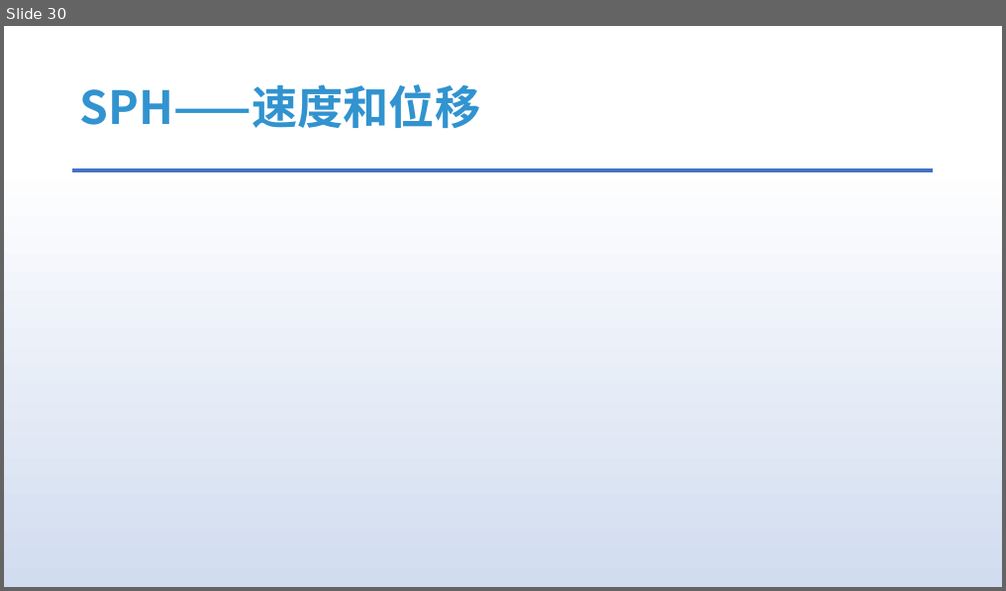
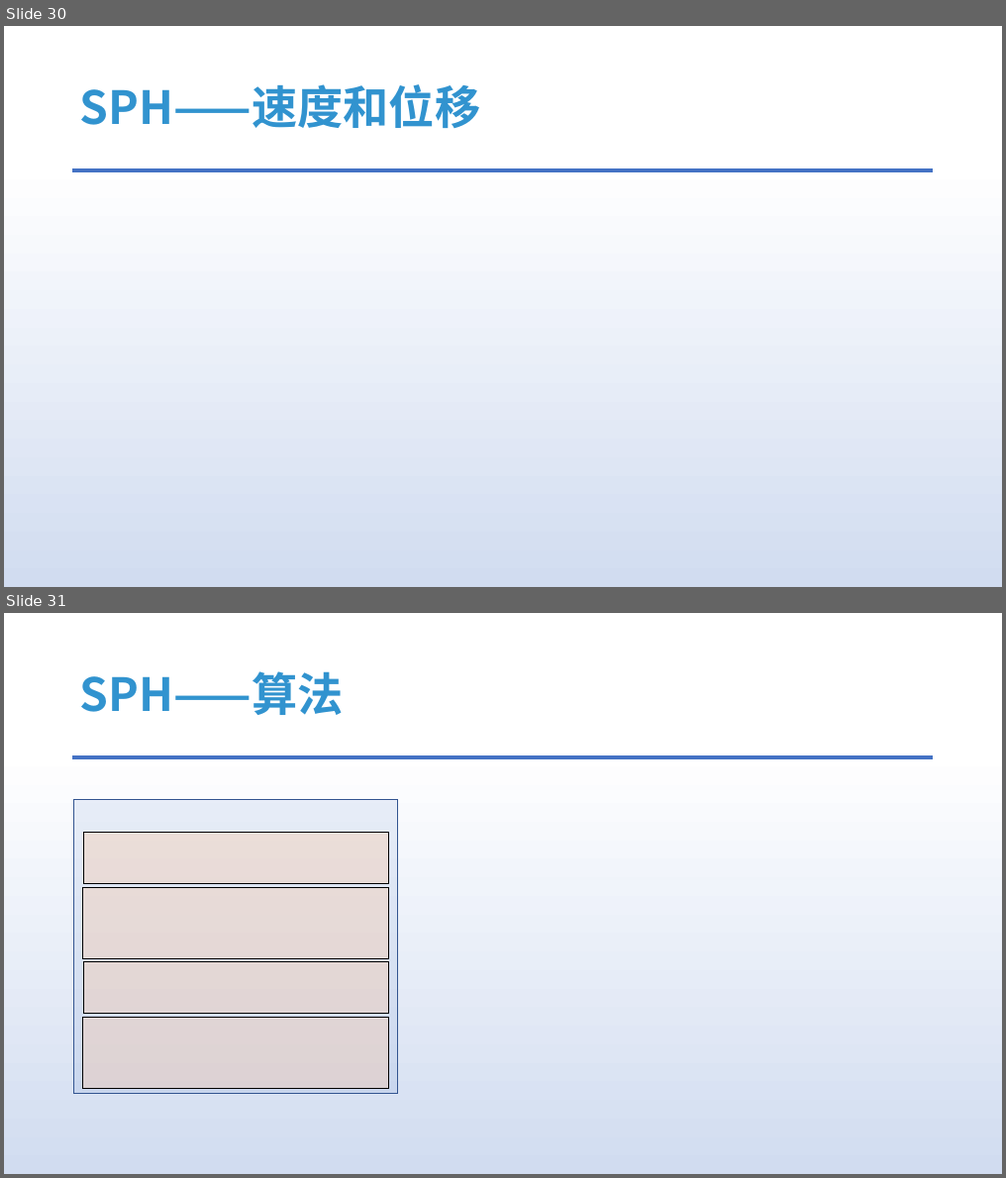
Before and after one commit to answerear/UnityFluid, a slide deck: doc/流体模拟入门分享.pptx. Shown one above the other, each under a label of ours: slide 30 before the commit, slides 30 and 31 after it. The pictures are 1006x591 and 1006x1178 pixels, drawn with LibreOffice and Linux fonts; fonts in the diff are those of the drawing; grey boxes stand for pictures. Boxes give left, top, right and bottom in pixels: in the first picture for what was removed or moved away, otherwise in the second. Text is boxed around its words. In the diff, an @@ line names an element or a change of style, - is before the commit and + after.

```diff
--- a/doc/流体模拟入门分享.pptx
+++ b/doc/流体模拟入门分享.pptx
@@ slide 31 added at [4,613,1002,1174], background gradient #FFFFFF to #D1DCF0 to #DAE3F3 to #ABC0E4 to #BECEEA to #C7D5ED; not listed: 1 template element that a slide beside it also shows @@
@@ title added at [80,671,344,715], 44 pt, text #3193CF, bold @@
+SPH——算法
@@ rectangle added at [73,799,398,1094], fill #4472C4 at 10% opacity, outline #325491 1 pt @@
@@ rectangle added at [83,833,389,883], fill #F8CBAD at 40% opacity, outline #000000 0.75 pt @@
@@ rectangle added at [83,887,389,959], fill #F8CBAD at 40% opacity, outline #000000 0.75 pt @@
@@ rectangle added at [84,962,389,1014], fill #F8CBAD at 40% opacity, outline #000000 0.75 pt @@
@@ rectangle added at [83,1017,389,1088], fill #F8CBAD at 40% opacity, outline #000000 0.75 pt @@
```
Also in this commit, not shown: 6 slides changed, 1 other slide added, 14 slides removed.
